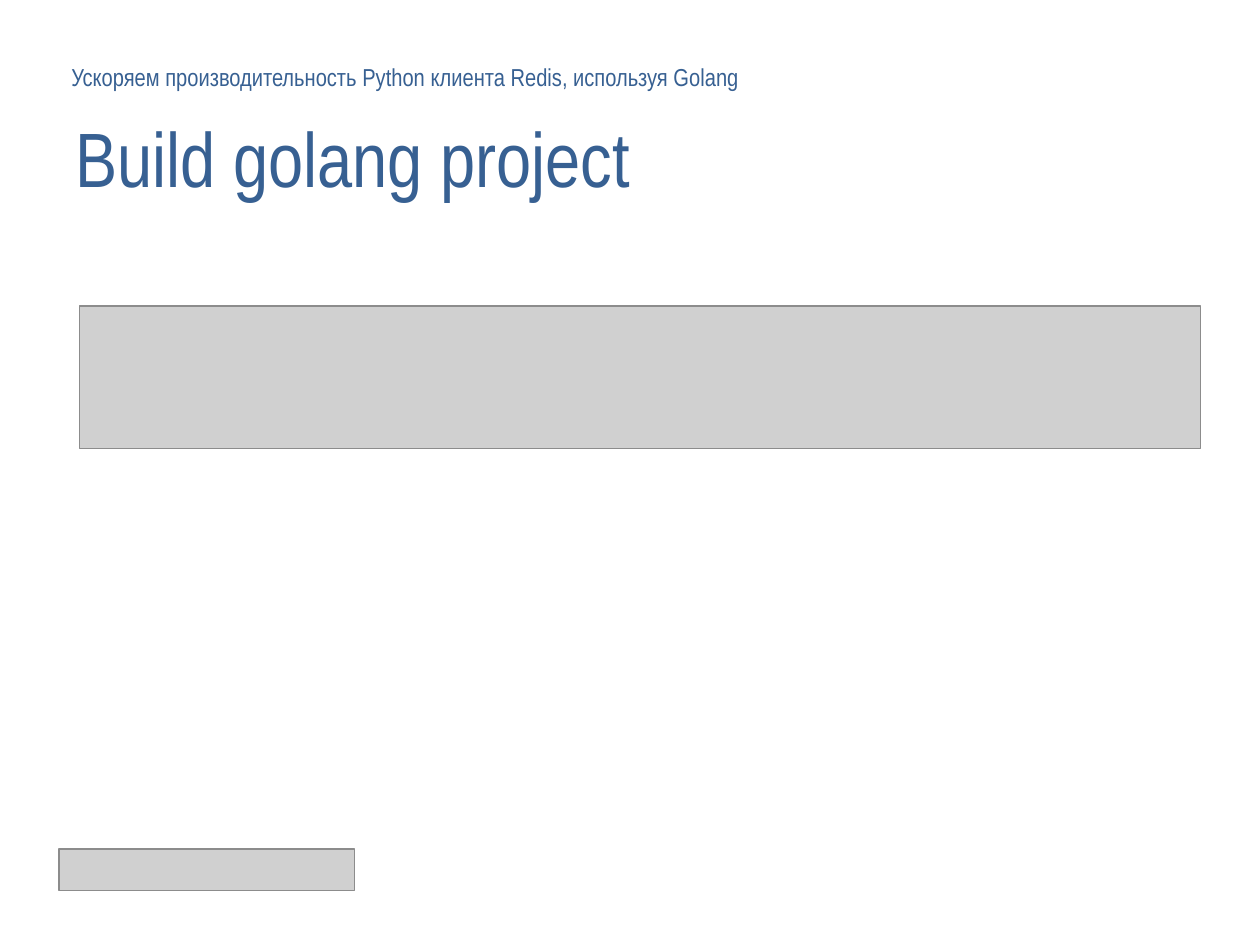
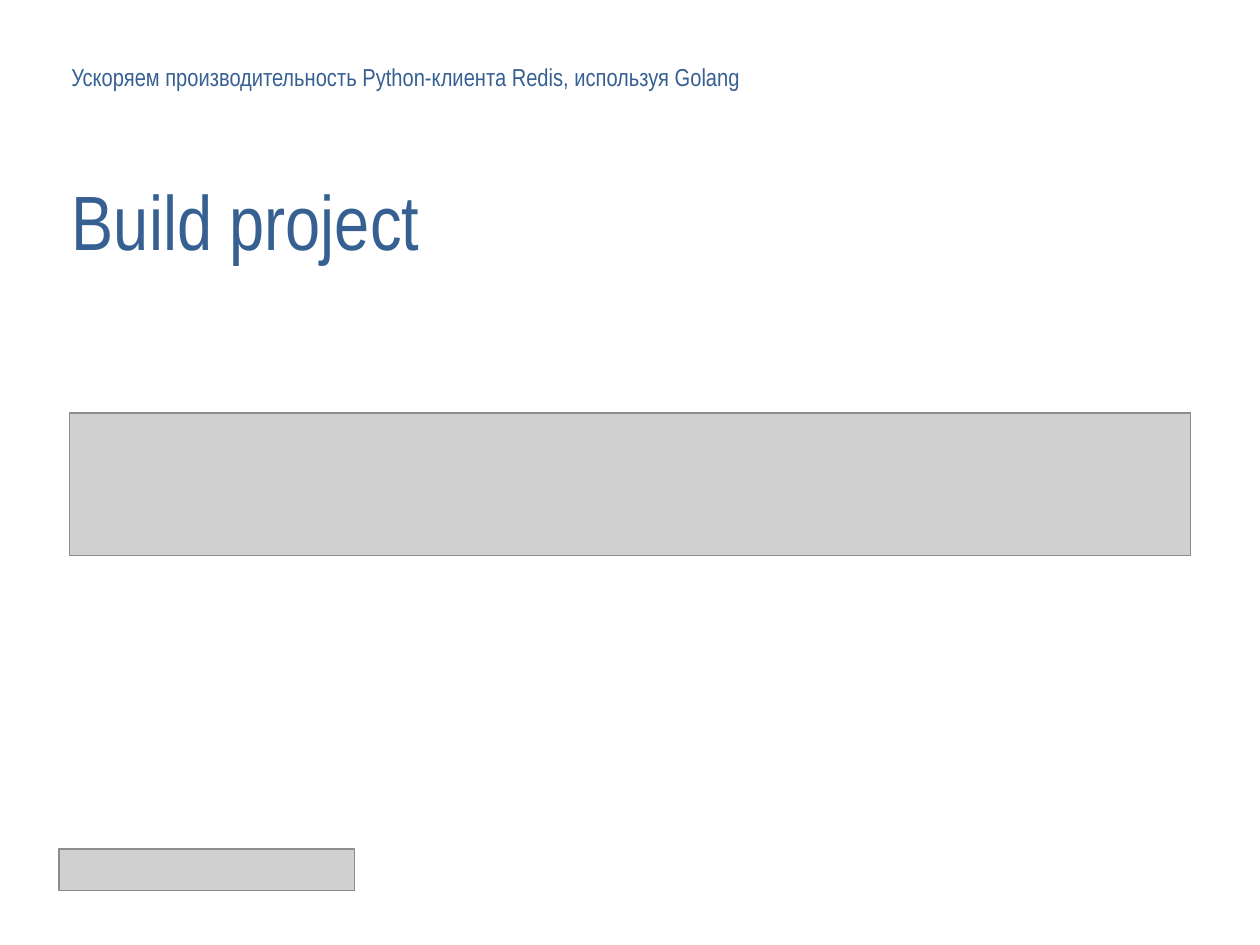
Before and after one commit to deslum/gopipe, a slide deck: slide 9 of presentation.pptx (slide 10 before the commit). Drawn at 1260x945 pixels with LibreOffice and Linux fonts; fonts in the diff are those of the drawing; grey boxes stand for pictures; background and template pictures are left out. Boxes give left, top, right and bottom in pixels: in the first picture for what was removed or moved away, otherwise in the second. Text is boxed around its words. In the diff, an @@ line names an element or a change of style, - is before the commit and + after.

```diff
--- a/presentation.pptx
+++ b/presentation.pptx
@@ text in free at [71,68,740,91]: text changed @@
-Ускоряем производительность Python клиента Redis, используя Golang
+Ускоряем производительность Python-клиента Redis, используя Golang
@@ free "Build project": place and size @@
-free "Build project" at [63,98,1197,215]
+free "Build project" at [59,161,1193,278]
@@ text in free at [72,194,419,264]: text changed @@
-Build golang project
+Build project
@@ picture removed at [79,306,1201,449] @@
@@ picture added at [69,413,1191,556] @@
```
Also in this commit, not shown: 19 other slides changed, 3 slides added, 1 slide removed, 4 other files.
